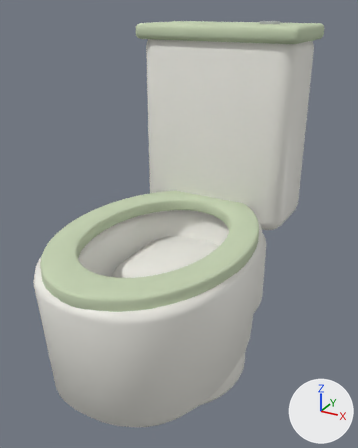
One commit to the Blender file assets-source/blender/two-piece-toilet.blend: the scene before it, then after it.
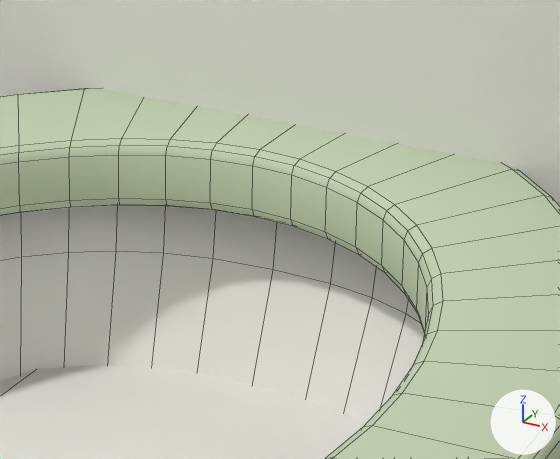
There are two pictures of each version: one whole from a camera (50 mm lens) standing at (0.492, -0.884, 0.841) and looking at (0.006, 0.0, 0.399), one close up on the part from 44% to 70% of the width and 39% to 56% of the height. Every picture has the same lights, and +X, +Y and +Z are marked at lower right. The older version's two pictures come first. The close-ups show mesh edges as thin lines.

The scene before the commit, as lines of its bpy script (objects in view):
```python
me_cube_062 = bpy.data.meshes.new('Cube.062')
me_cube_062.from_pydata(...)  # 96 vertices, 98 faces; spans x -0.13..0.13, y -0.114..0.292, z 0.06..0.308
me_cube_062.polygons.foreach_set('use_smooth', [True] * 98)
me_cube_062.materials.append(mat_warm_porcelain)  # white #f1f0e8
me_cube_063 = bpy.data.meshes.new('Cube.063')
me_cube_063.from_pydata(...)  # 96 vertices, 98 faces; spans x -0.185..0.185, y 0.157..0.349, z 0.34..0.787
me_cube_063.polygons.foreach_set('use_smooth', [True] * 98)
me_cube_063.materials.append(mat_warm_porcelain)  # white #f1f0e8
me_seat_ring = bpy.data.meshes.new('seat_ring')
me_seat_ring.from_pydata(...)  # 576 vertices, 576 faces; spans x -0.198..0.198, y -0.357..0.196, z 0.382..0.41
me_seat_ring.polygons.foreach_set('use_smooth', [True] * 576)
me_seat_ring.materials.append(mat_variant_surface)  # pale green #c5d3b3
ob_cistern = bpy.data.objects.new('cistern', me_cube_063)
ob_cistern.location = (0.0, 0.0, 0.0)
ob_concealed_trapway = bpy.data.objects.new('concealed_trapway', me_cube_062)
ob_concealed_trapway.location = (0.0, 0.0, 0.0)
ob_open_toilet_seat = bpy.data.objects.new('open_toilet_seat', me_seat_ring)
ob_open_toilet_seat.location = (0.0, 0.0, 0.0)
# also in view: 'toilet_bowl' at (0.0, -0.081, 0.243)
```
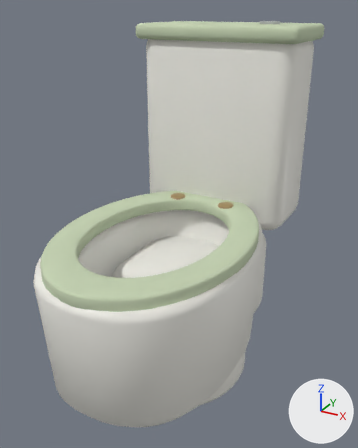
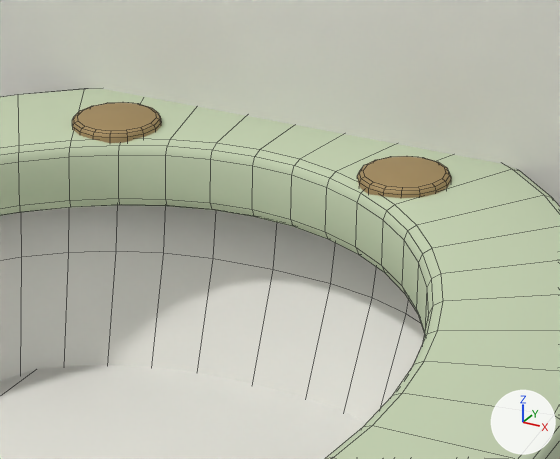
Scene script edits in JSON lines:
```json
{"op": "add", "block": "mat_joinery_aged_brass", "code": ["mat_joinery_aged_brass = principled_material('joinery-aged-brass')", "mat_joinery_aged_brass.base_color = (0.41, 0.29, 0.13)  # brown #ac9365", "mat_joinery_aged_brass.metallic = 0.35", "mat_joinery_aged_brass.roughness = 0.66"]}
{"op": "add", "block": "me_cone_140", "code": ["me_cone_140 = bpy.data.meshes.new('Cone.140')", "me_cone_140.from_pydata(...)  # 96 vertices, 82 faces; spans x 0.046..0.082, y 0.103..0.1424, z 0.3911..0.4139", "me_cone_140.polygons.foreach_set('use_smooth', [True] * 82)", "me_cone_140.materials.append(mat_joinery_aged_brass)  # brown #ac9365"]}
{"op": "add", "block": "me_cone_139", "code": ["me_cone_139 = bpy.data.meshes.new('Cone.139')", "me_cone_139.from_pydata(...)  # 96 vertices, 82 faces; spans x -0.082..-0.046, y 0.103..0.1424, z 0.3911..0.4139", "me_cone_139.polygons.foreach_set('use_smooth', [True] * 82)", "me_cone_139.materials.append(mat_joinery_aged_brass)  # brown #ac9365"]}
{"op": "add", "block": "ob_soft_close_seat_hinge_001", "code": ["ob_soft_close_seat_hinge_001 = bpy.data.objects.new('soft_close_seat_hinge.001', me_cone_140)", "ob_soft_close_seat_hinge_001.location = (0.0, 0.0, 0.0)"]}
{"op": "add", "block": "ob_soft_close_seat_hinge", "code": ["ob_soft_close_seat_hinge = bpy.data.objects.new('soft_close_seat_hinge', me_cone_139)", "ob_soft_close_seat_hinge.location = (0.0, 0.0, 0.0)"]}
```

Pixel boxes [x1, y1, x2, y2] of what changed, in the close-ups (560 x 459 px):
```json
{"object": "soft_close_seat_hinge.001", "change": "added", "after": [357, 156, 451, 198], "on screen": "brown"}
{"object": "soft_close_seat_hinge", "change": "added", "after": [72, 102, 161, 143], "on screen": "brown"}
```
